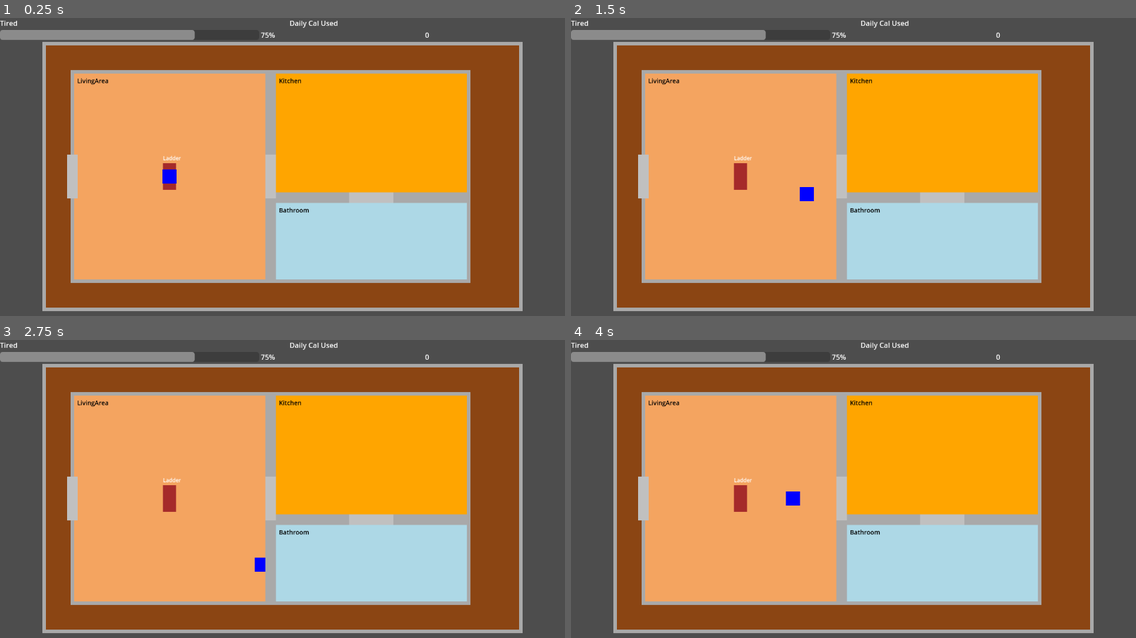
Above: before the commit, frames 1-4 (two rows, left to right).
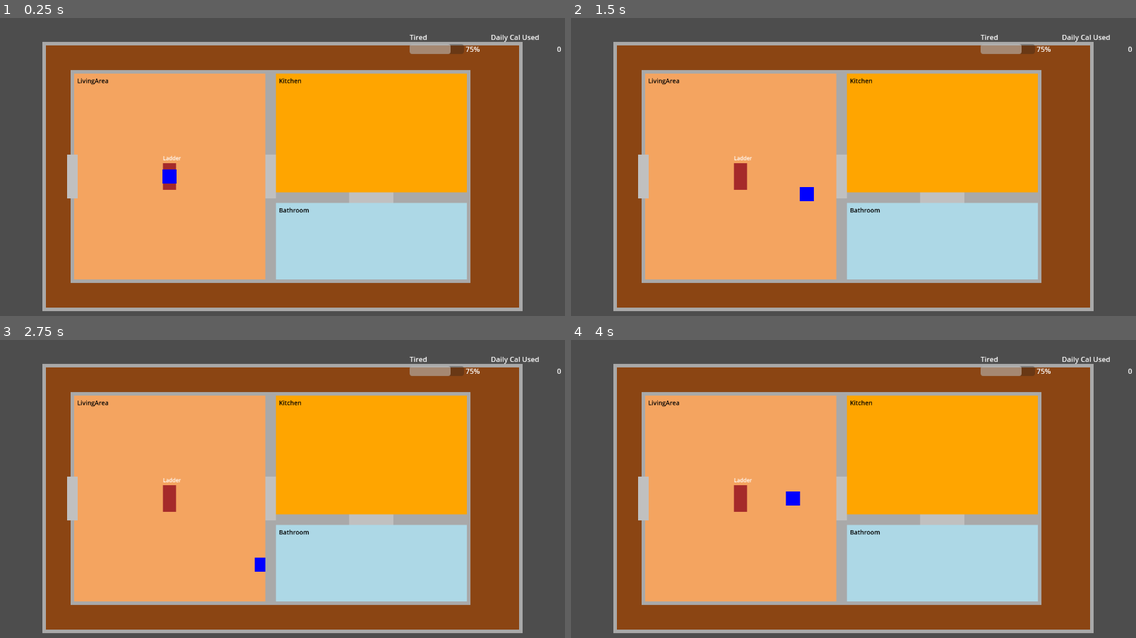
Above: after the commit, the same moments.

Repository: nexus382/firetower-game
Game: Godot game, scene res://scenes/Main.tscn
Two runs of this game, one before a commit and one after it. Both use one fixed random seed, a clock stepped at 60 frames per second and the inputs below.
Inputs:
- Up to frame 1 (0.25 s): no input
- Up to frame 2 (1.5 s): tap Enter at 0.5 s; hold D (move_right) 0.53-1.28 s; hold S (move_down) from 1.28 s (still down)
- Up to frame 3 (2.75 s): release S (move_down) at 2.03 s; hold D (move_right) from 2.03 s (still down)
- Up to frame 4 (4 s): tap Space at 2.75 s; release D (move_right) at 2.78 s; hold W (move_up) 2.78-3.53 s; hold A (move_left) from 3.53 s (still down)

The runs differ from the first frame. In frame 1, 1.7% of the frame differs, in the area x 0-100%, y 0-13%; in frame 2, 1.7%; in frame 3, 1.7%; in frame 4, 1.7%.

Commit message:
Position HUD stats in top right

Diff:
--- a/scenes/Main.tscn
+++ b/scenes/Main.tscn
@@ -43,20 +43,25 @@
 script = ExtResource("5")
 
 [node name="StatsBar" type="MarginContainer" parent="UI/HUD"]
+anchor_left = 1.0
 anchor_right = 1.0
 anchor_bottom = 0.0
-offset_bottom = 84.0
-custom_constants/margin_left = 32
+offset_left = -352.0
+offset_top = 32.0
+offset_right = -32.0
+offset_bottom = 116.0
+custom_constants/margin_left = 24
 custom_constants/margin_top = 16
-custom_constants/margin_right = 32
-custom_constants/margin_bottom = 0
+custom_constants/margin_right = 24
+custom_constants/margin_bottom = 24
 
 [node name="Metrics" type="HBoxContainer" parent="UI/HUD/StatsBar"]
 anchor_right = 1.0
 anchor_bottom = 1.0
 size_flags_horizontal = 3
 size_flags_vertical = 1
-theme_override_constants/separation = 32
+alignment = 2
+theme_override_constants/separation = 24
 
 [node name="TiredStat" type="VBoxContainer" parent="UI/HUD/StatsBar/Metrics"]
 custom_minimum_size = Vector2(160, 0)
@@ -95,7 +100,7 @@
 
 [node name="DailyCalValue" type="Label" parent="UI/HUD/StatsBar/Metrics/DailyCalStat"]
 text = "0"
-horizontal_alignment = 1
+horizontal_alignment = 2
 vertical_alignment = 1
 
 [node name="TaskMenu" type="Control" parent="UI"]
